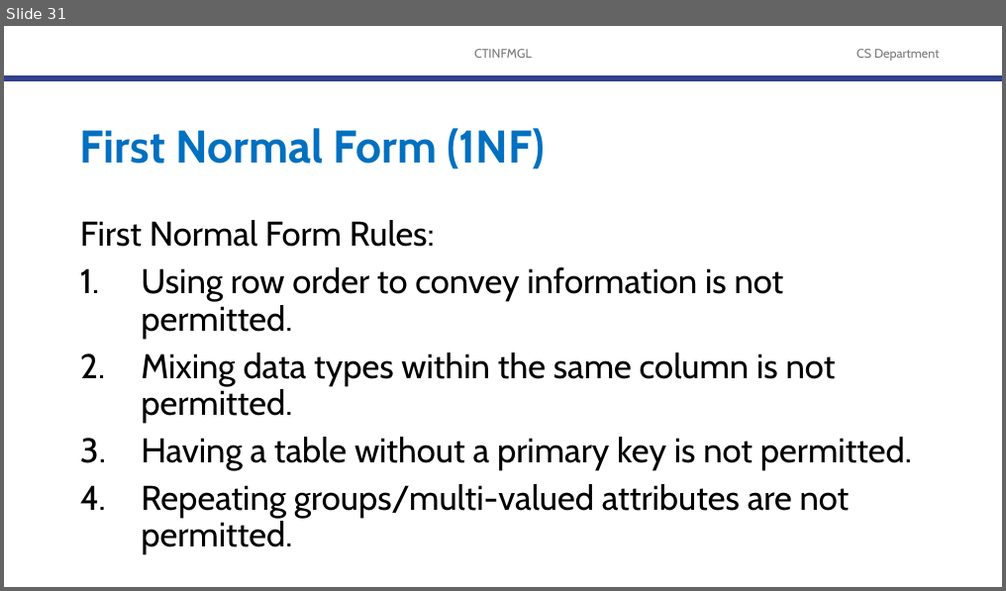
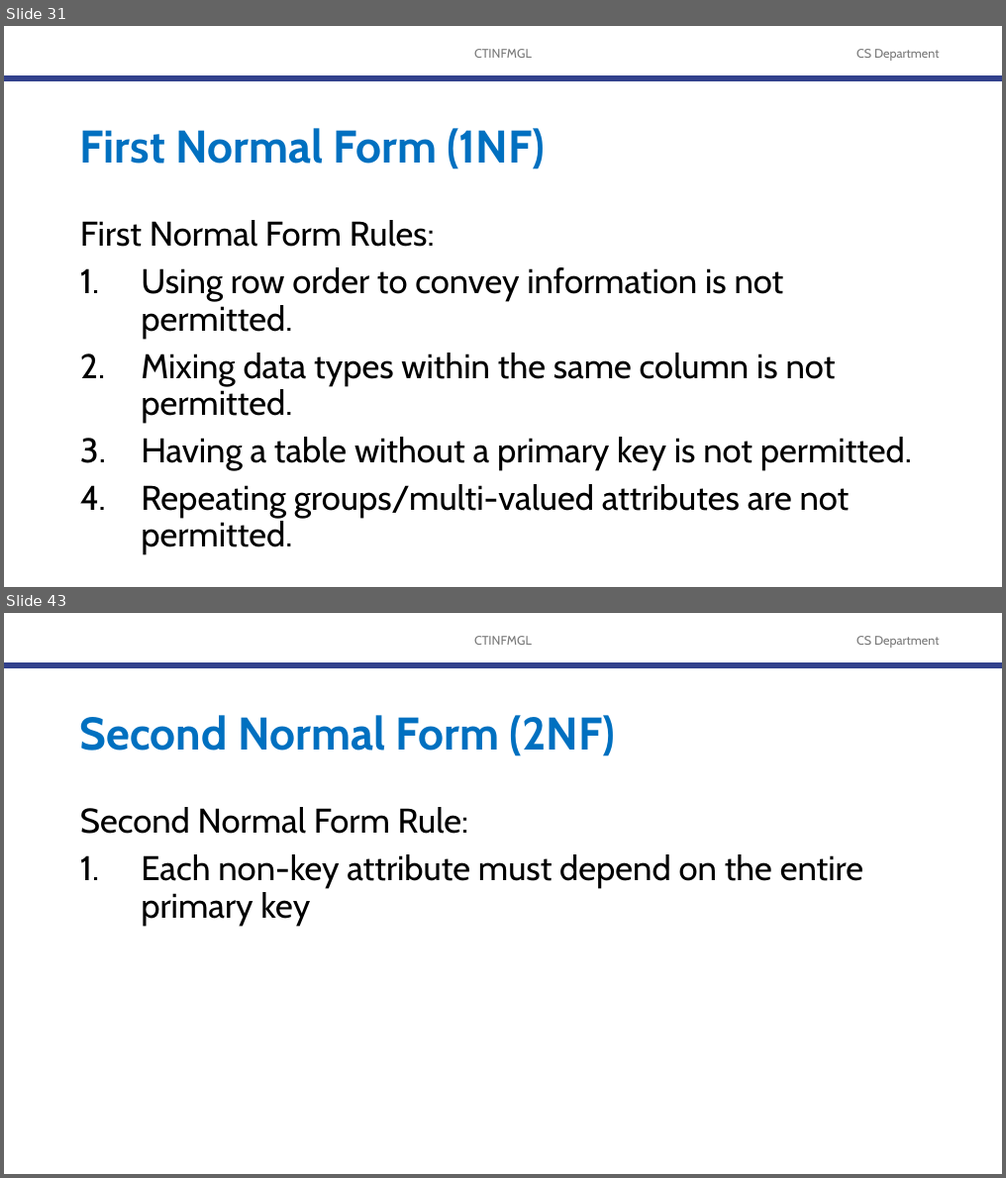
Before and after one commit to robitussin/CTINFMGL, a slide deck: 06 - Normalization of Database Tables/Database Normalization.pptx. Shown one above the other, each under a label of ours: slide 31 before the commit, slides 31 and 43 after it; the slides between them are not shown. The pictures are 1006x591 and 1006x1178 pixels, drawn with LibreOffice and Linux fonts; fonts in the diff are those of the drawing; background and template pictures are left out. Boxes give left, top, right and bottom in pixels: in the first picture for what was removed or moved away, otherwise in the second. Text is boxed around its words. In the diff, an @@ line names an element or a change of style, - is before the commit and + after.

```diff
--- a/06 - Normalization of Database Tables/Database Normalization.pptx
+++ b/06 - Normalization of Database Tables/Database Normalization.pptx
@@ slide 43 added at (4,613,1002,1174), background #FFFFFF; not listed: 3 template elements that a slide beside it also shows @@
@@ title added at (80,715,615,757), 44 pt, text #0070C0, bold @@
+Second Normal Form (2NF)
@@ text added at (80,807,863,926), 33 pt, text #000000 @@
+Second Normal Form Rule:
+1. Each non-key attribute must depend on the entire primary key
```
Also in this commit, not shown: 11 slides changed, 50 other slides added.
